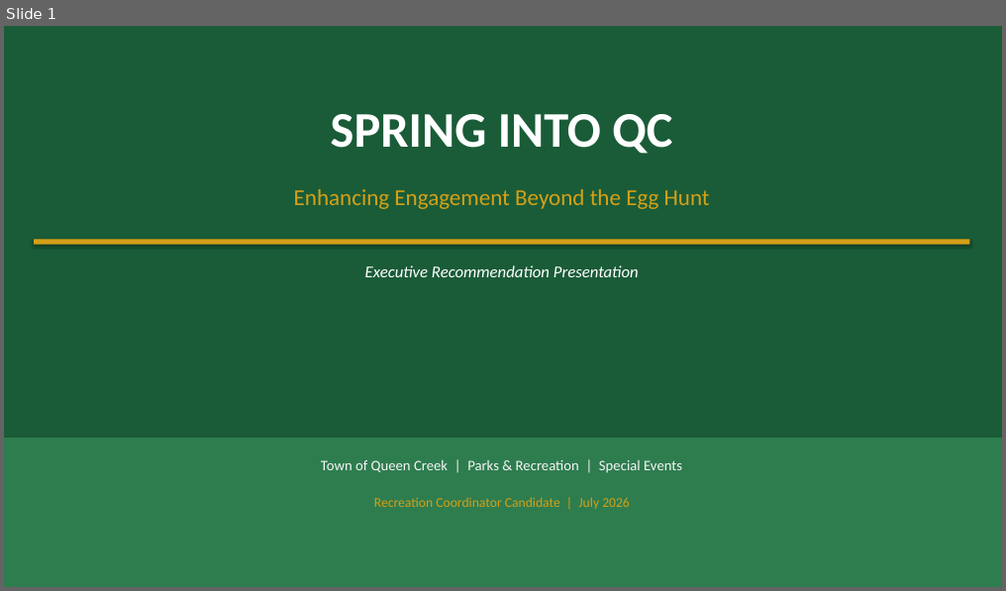
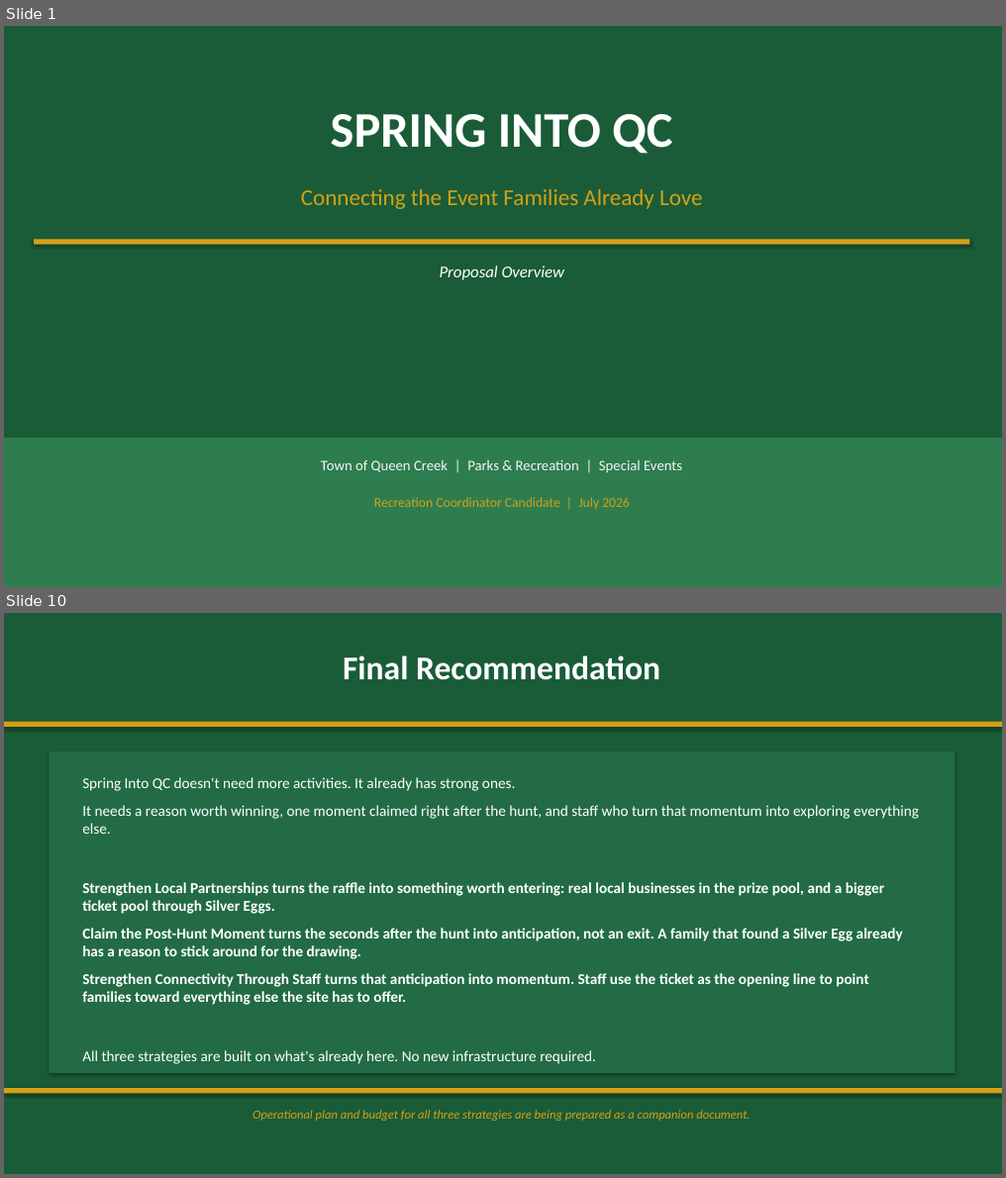
Before and after one commit to billy12/qc, a slide deck: SpringIntoQC_Presentation.pptx. Shown one above the other, each under a label of ours: slide 1 before the commit, slides 1 and 10 after it; the slides between them are not shown. The pictures are 1006x591 and 1006x1178 pixels, drawn with LibreOffice and Linux fonts; fonts in the diff are those of the drawing. Boxes give left, top, right and bottom in pixels: in the first picture for what was removed or moved away, otherwise in the second. Text is boxed around its words. In the diff, an @@ line names an element or a change of style, - is before the commit and + after.

```diff
--- a/SpringIntoQC_Presentation.pptx
+++ b/SpringIntoQC_Presentation.pptx
@@ slide 10 added at (4, 613, 1002, 1174), background #FFFFFF @@
@@ rectangle added at (4, 613, 1002, 1174), fill #1A5C38 @@
@@ text added at (343, 656, 660, 680), 32 pt, text #FFFFFF, bold @@
+Final Recommendation
@@ rectangle added at (4, 722, 1002, 727), fill #D4A017 @@
@@ rectangle added at (49, 752, 954, 1073), fill #226B45 @@
@@ text added at (82, 777, 919, 1064), 14.5 pt, text #FFFFFF, bold @@
+Spring Into QC doesn't need more activities. It already has strong ones.
+It needs a reason worth winning, one moment claimed right after the hunt, and staff who turn that momentum into exploring everything else.
+Strengthen Local Partnerships turns the raffle into something worth entering: real local businesses in the prize pool, and a bigger ticket pool through Silver Eggs.
+Claim the Post-Hunt Moment turns the seconds after the hunt into anticipation, not an exit. A family that found a Silver Egg already has a reason to stick around for the drawing.
+Strengthen Connectivity Through Staff turns that anticipation into momentum. Staff use the ticket as the opening line to point families toward everything else the site has to offer.
+All three strategies are built on what's already here. No new infrastructure required.
@@ rectangle added at (4, 1088, 1002, 1093), fill #D4A017 @@
@@ text added at (252, 1110, 749, 1121), 12 pt, text #D4A017, italic @@
+Operational plan and budget for all three strategies are being prepared as a companion document.
@@ slide 1 changed as well @@
@@ text at (301, 189, 702, 209): text changed @@
-Enhancing Engagement Beyond the Egg Hunt
+Connecting the Event Families Already Love
@@ text at (440, 266, 564, 280): text changed @@
-Executive Recommendation Presentation
+Proposal Overview
```
Also in this commit, not shown: 1 other slide changed, 7 other slides added, 9 slides removed, 9 other files.
